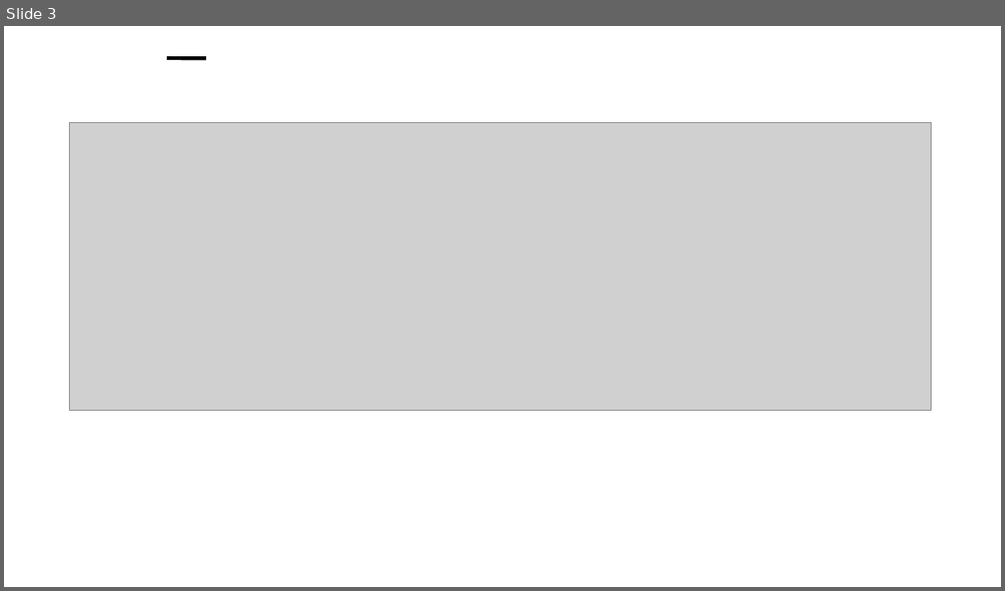
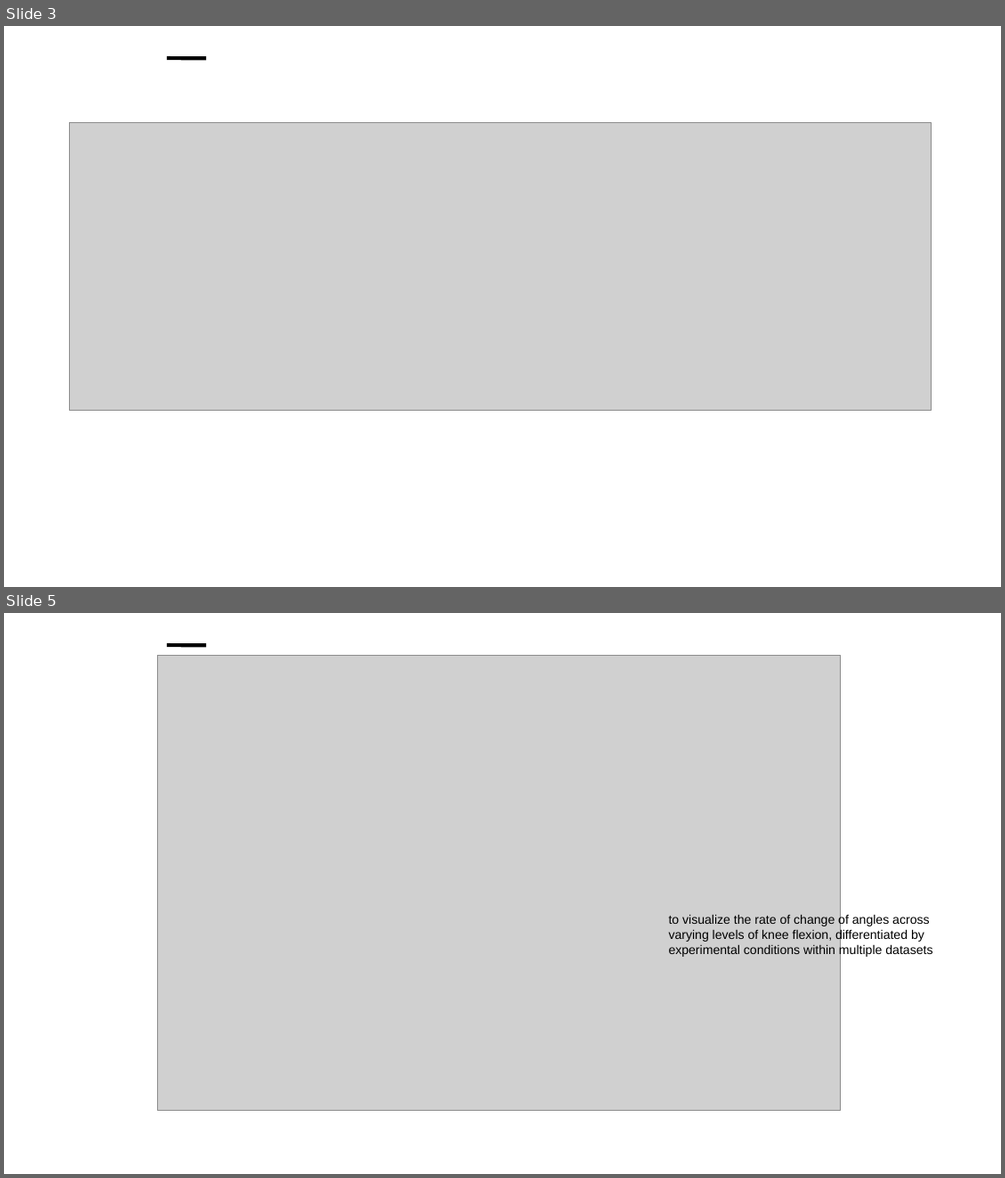
Before and after one commit to nepalaayush/thesis_new, a slide deck: manual_segmentation/plots/man_vs_auto_comparision.odp. Shown one above the other, each under a label of ours: slide 3 before the commit, slides 3 and 5 after it; the slides between them are not shown. The pictures are 1005x591 and 1005x1178 pixels, drawn with LibreOffice and Linux fonts; fonts in the diff are those of the drawing; grey boxes stand for pictures; background and template pictures are left out. Boxes give left, top, right and bottom in pixels: in the first picture for what was removed or moved away, otherwise in the second. Text is boxed around its words. In the diff, an @@ line names an element or a change of style, - is before the commit and + after.

```diff
--- a/manual_segmentation/plots/man_vs_auto_comparision.odp
+++ b/manual_segmentation/plots/man_vs_auto_comparision.odp
@@ slide 5 added at [4, 613, 1001, 1174], background #FFFFFF @@
@@ picture added at [158, 656, 841, 1111] @@
@@ line added from (167, 646) to (207, 646), #000000 3 pt @@
@@ text added at [669, 914, 932, 957], 10 pt, text #000000 @@
+to visualize the rate of change of angles across varying levels of knee flexion, differentiated by experimental conditions within multiple datasets
```
Also in this commit, not shown: 3 other slides added, 7 other files.
